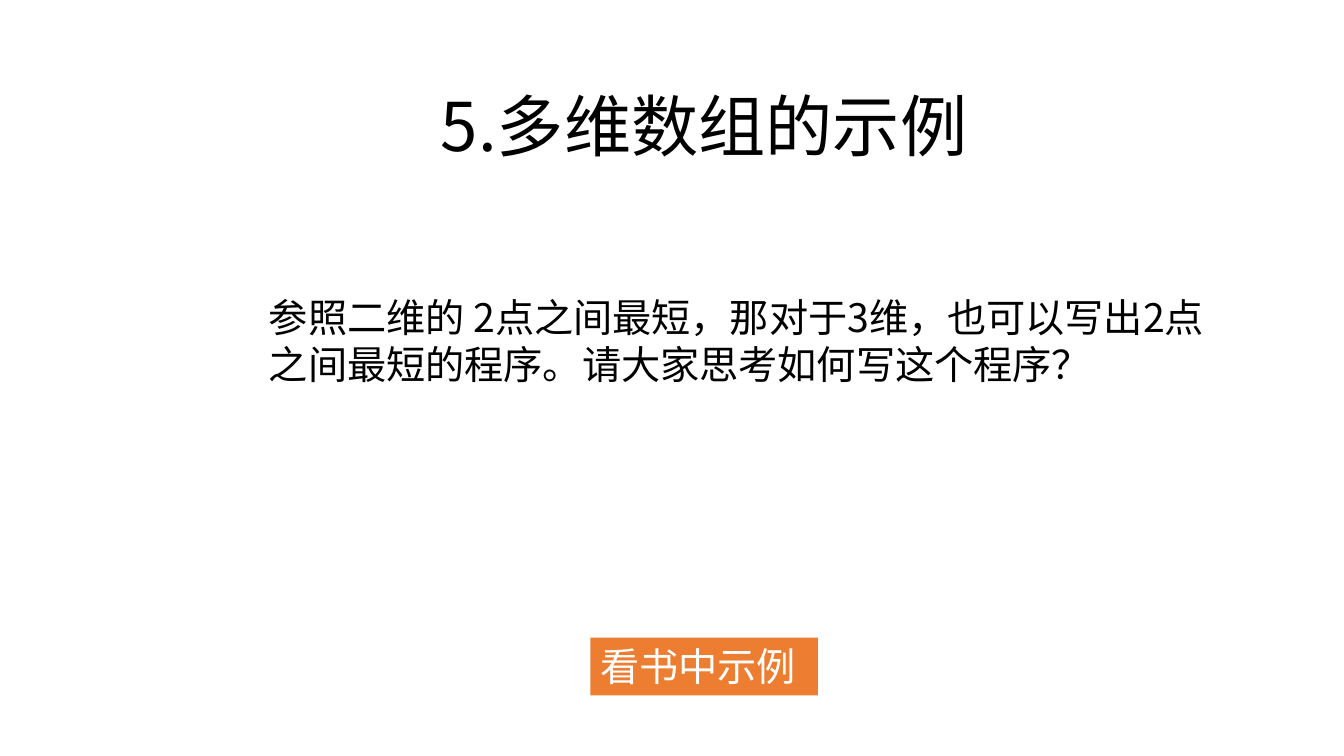
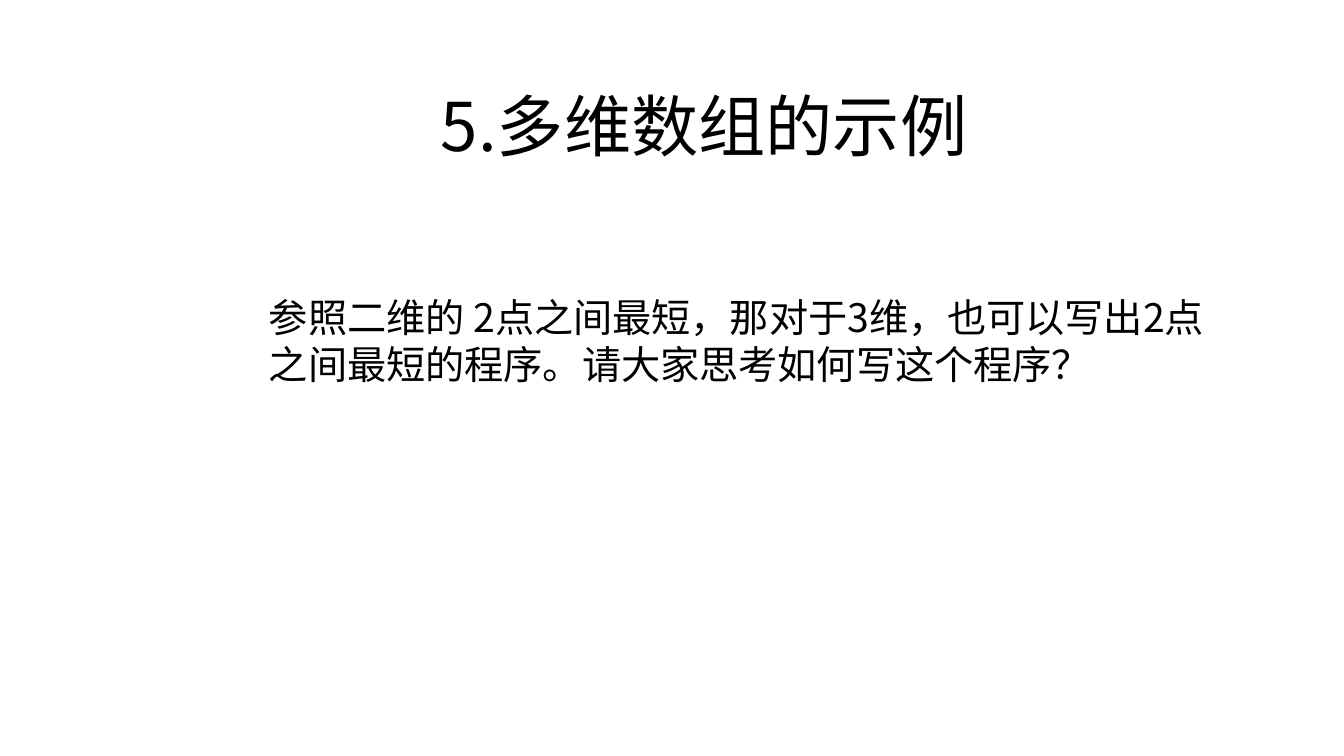
Before and after one commit to zjyesir/hmc_java_1, a slide deck: slide 12 of ppt/8. 二维数组.pptx. Drawn at 1344x756 pixels with LibreOffice and Linux fonts; fonts in the diff are those of the drawing; background and template pictures are left out. Boxes give left, top, right and bottom in pixels: in the first picture for what was removed or moved away, otherwise in the second. Text is boxed around its words. In the diff, an @@ line names an element or a change of style, - is before the commit and + after.

```diff
--- a/ppt/8. 二维数组.pptx
+++ b/ppt/8. 二维数组.pptx
@@ rectangle removed at (591,638,819,696) @@
-看书中示例
```
Also in this commit, not shown: 1 other slide changed, 2 other files.
